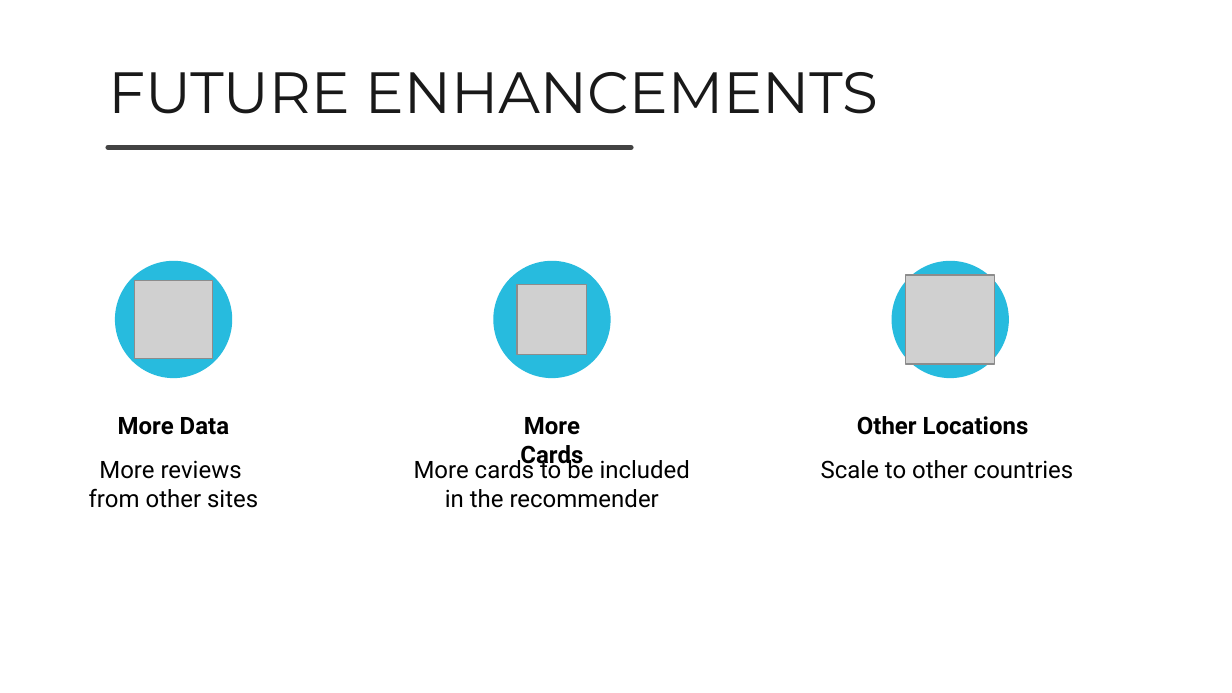
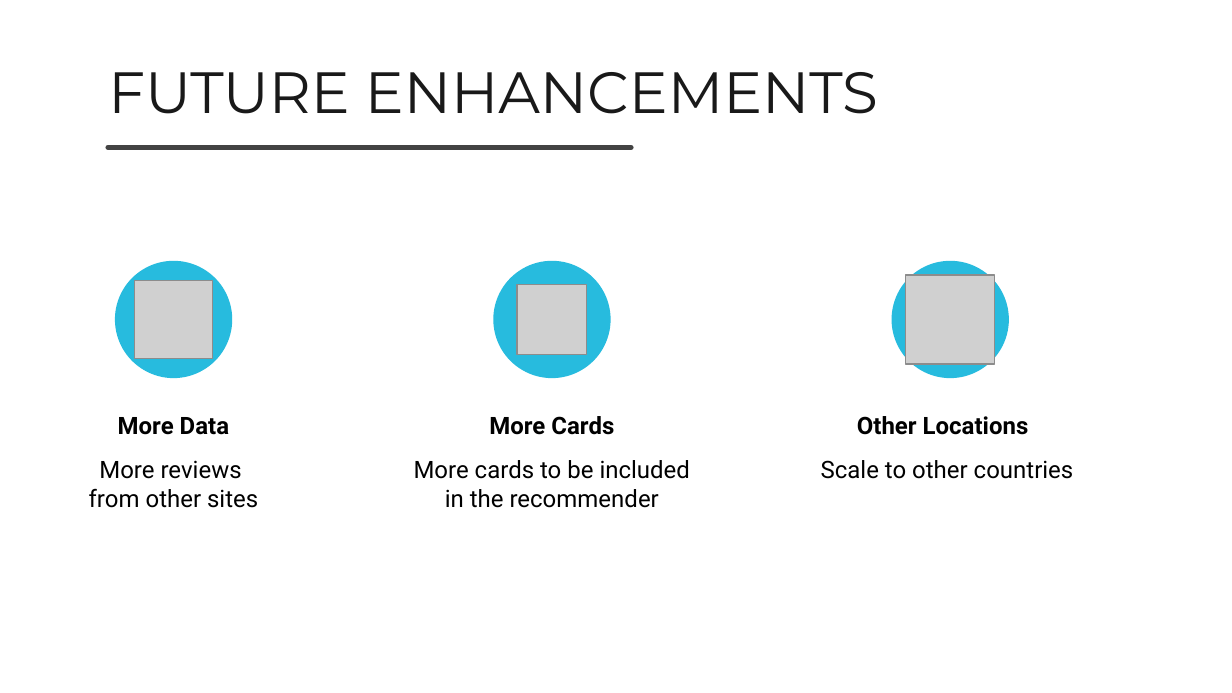
Before and after one commit to JunweiYe91/GA-Projects, a slide deck: slide 33 of GA Capstone Project/Capstone Project Presentation.pptx (slide 32 before the commit). Drawn at 1232x693 pixels with LibreOffice and Linux fonts; fonts in the diff are those of the drawing; grey boxes stand for pictures. Boxes give left, top, right and bottom in pixels: in the first picture for what was removed or moved away, otherwise in the second. Text is boxed around its words. In the diff, an @@ line names an element or a change of style, - is before the commit and + after.

```diff
--- a/GA Capstone Project/Capstone Project Presentation.pptx
+++ b/GA Capstone Project/Capstone Project Presentation.pptx
@@ text "More Cards" rewrapped from [520,417,583,469] to [489,416,614,435] @@
```
Also in this commit, not shown: 10 other slides changed, 2 slides added, 1 slide removed, 1 other file.
